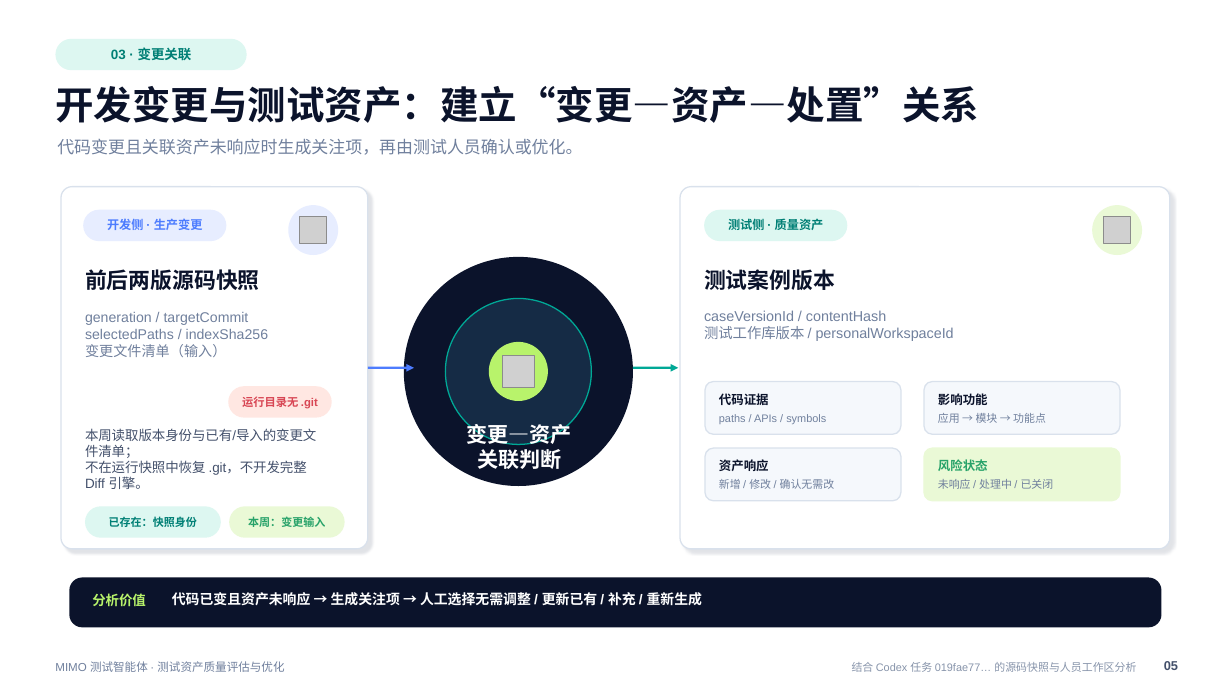
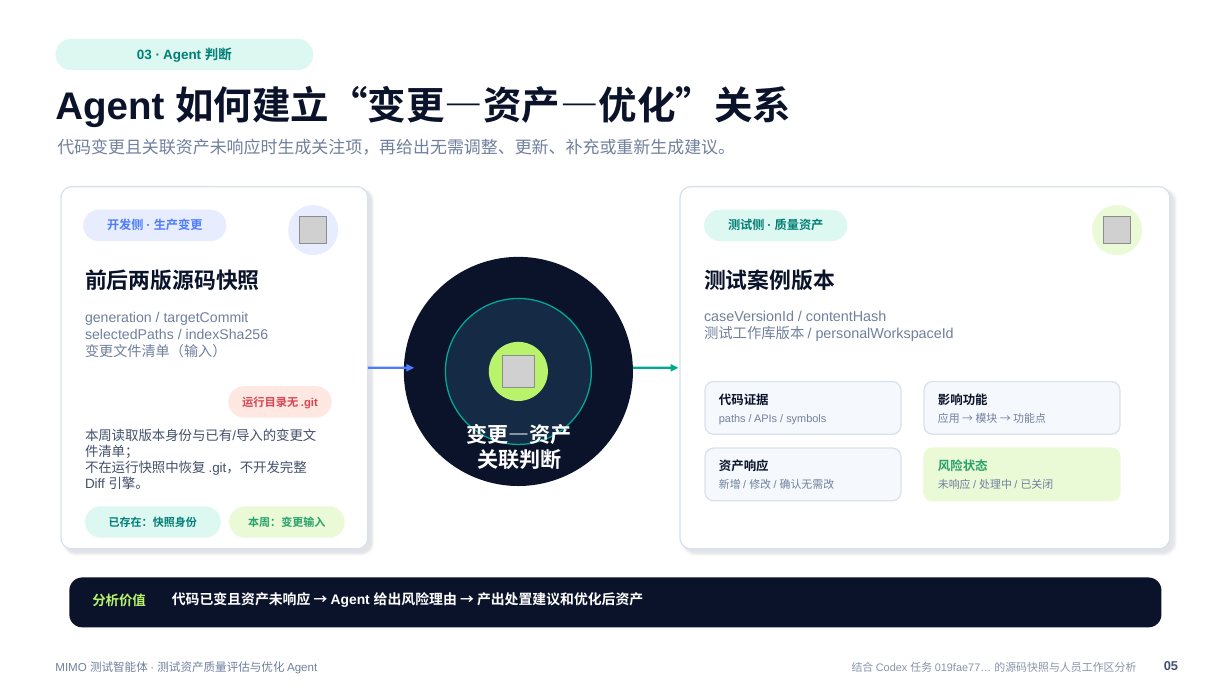
Before and after one commit to RKK222/intelligent-test-agent, a slide deck: slide 5 of artifacts/ai-case-usability-opening/面向开发变更的测试资产质量评估与优化-开题汇报.pptx. Drawn at 1232x693 pixels with LibreOffice and Linux fonts; fonts in the diff are those of the drawing; grey boxes stand for pictures. Boxes give left, top, right and bottom in pixels: in the first picture for what was removed or moved away, otherwise in the second. Text is boxed around its words. In the diff, an @@ line names an element or a change of style, - is before the commit and + after.

Commit message:
收敛测试资产课题为Agent与技能交付

```diff
--- a/artifacts/ai-case-usability-opening/面向开发变更的测试资产质量评估与优化-开题汇报.pptx
+++ b/artifacts/ai-case-usability-opening/面向开发变更的测试资产质量评估与优化-开题汇报.pptx
@@ rounded rectangle: place and size @@
-rounded rectangle at <box>55,39,247,70</box>
+rounded rectangle at <box>55,39,313,70</box>
@@ text at <box>137,48,232,62</box>: text changed @@
-03 · 变更关联
+03 · Agent 判断
@@ text at <box>55,86,791,127</box>: text changed @@
-开发变更与测试资产：建立“变更—资产—处置”关系
+Agent 如何建立“变更—资产—优化”关系
@@ text at <box>57,139,735,155</box>: text changed @@
-代码变更且关联资产未响应时生成关注项，再由测试人员确认或优化。
+代码变更且关联资产未响应时生成关注项，再给出无需调整、更新、补充或重新生成建议。
@@ text at <box>172,592,643,607</box>: text changed @@
-代码已变且资产未响应 → 生成关注项 → 人工选择无需调整 / 更新已有 / 补充 / 重新生成
+代码已变且资产未响应 → Agent 给出风险理由 → 产出处置建议和优化后资产
@@ text at <box>55,661,317,674</box>: text changed @@
-MIMO 测试智能体 · 测试资产质量评估与优化
+MIMO 测试智能体 · 测试资产质量评估与优化 Agent
```
Also in this commit, not shown: 8 other slides changed, 1 slide removed, 3 other files.
